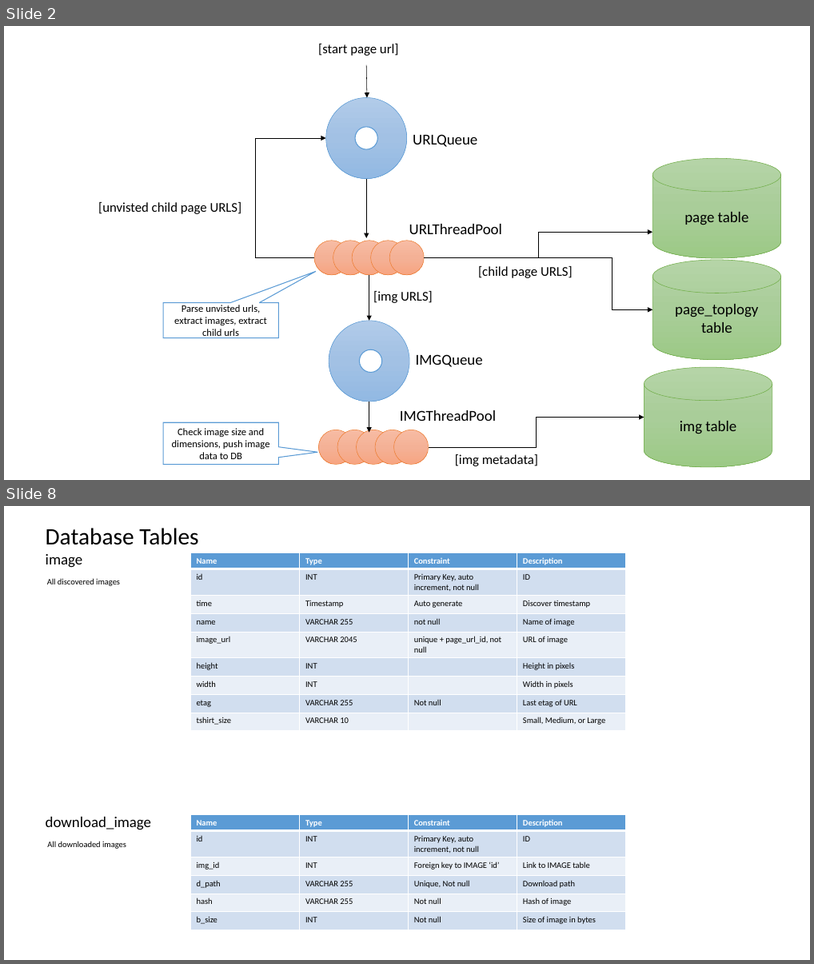
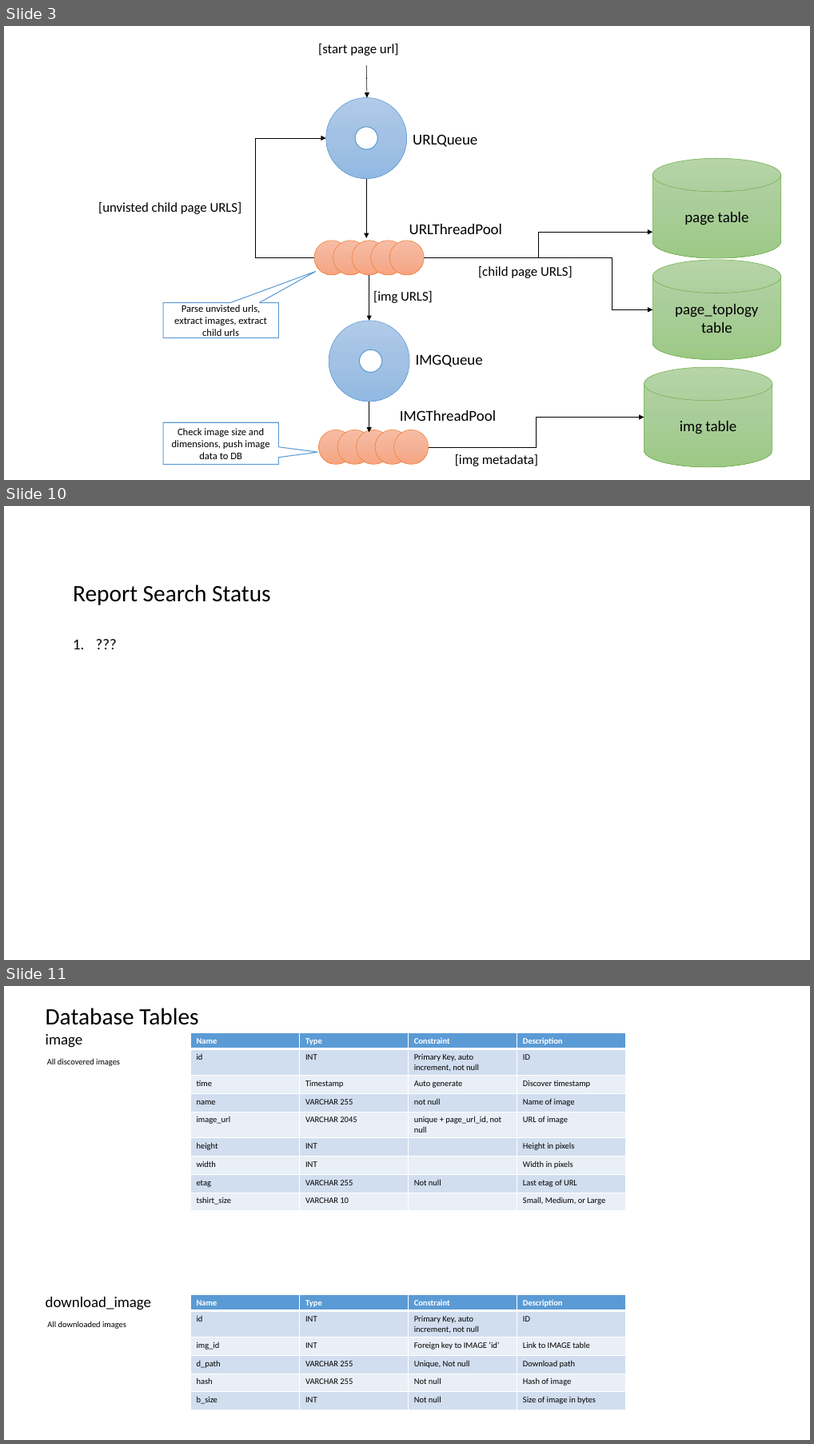
Before and after one commit to datim/squid, a slide deck: docs/design.pptx. Shown one above the other, each under a label of ours: slides 2 and 8 before the commit, slides 3, 10 and 11 after it; the slides between them are not shown. The pictures are 814x964 and 814x1444 pixels, drawn with LibreOffice and Linux fonts; fonts in the diff are those of the drawing. Boxes give left, top, right and bottom in pixels: in the first picture for what was removed or moved away, otherwise in the second. Text is boxed around its words. In the diff, an @@ line names an element or a change of style, - is before the commit and + after.

```diff
--- a/docs/design.pptx
+++ b/docs/design.pptx
@@ slide 10 added at (x1=4, y1=506, x2=810, y2=960), background #FFFFFF @@
@@ text added at (x1=73, y1=584, x2=270, y2=605), 28 pt, text #000000 @@
+Report Search Status
+1. ???
@@ what was slide 2 is now slide 3 @@
@@ what was slide 8 is now slide 11 @@
```
Also in this commit, not shown: 5 slides changed, 2 other slides added.
